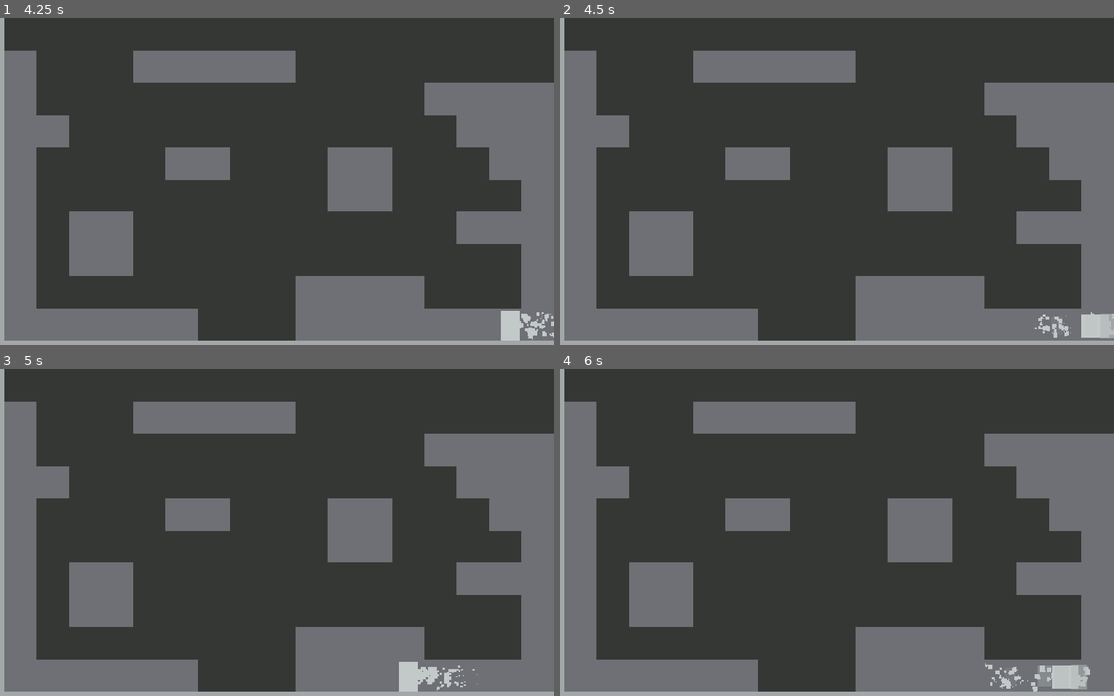
Above: before the commit, frames 1-4 (two rows, left to right).
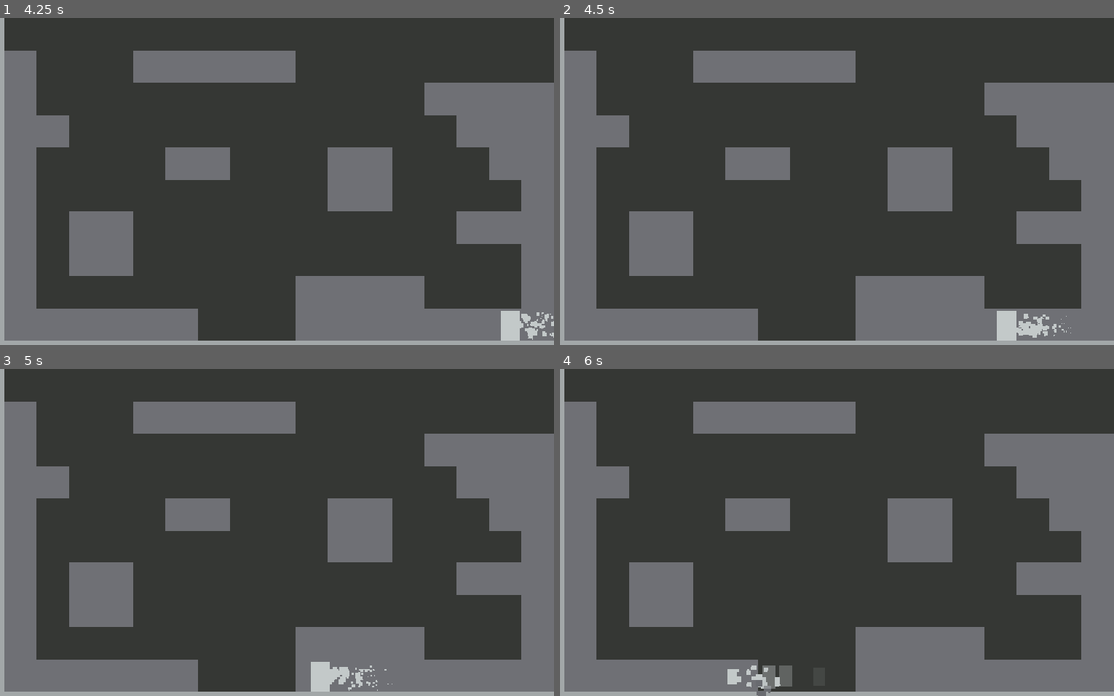
Above: after the commit, the same moments.

Repository: harperstoeckle/mole_game
Game: Godot game, scene res://scenes/main.tscn
Same seed, same stepped clock (60 frames per second), same inputs: the game is played once before the commit and once after it.
Inputs:
- Up to frame 1 (4.25 s): hold Right (dash) 0.53-1.28 s; hold D (right) 0.53-2.03 s; tap Space (jump) at 0.77, 1.52, 3.02, 3.77 s; tap Right (dash) at 1.35, 2.85 s; hold A (left) 2.03-2.78 s; hold Right (dash) 2.03-2.78 s; hold D (right) from 2.78 s (still down); hold Right (dash) from 3.53 s (still down)
- Up to frame 2 (4.5 s): release D (right) at 4.28 s; release Right (dash) at 4.28 s; hold A (left) from 4.28 s (still down); tap Right (dash) at 4.35 s
- Up to frame 3 (5 s): keep holding A (left); tap Space (jump) at 4.52 s
- Up to frame 4 (6 s): release A (left) at 5.03 s; hold D (right) 5.03-5.78 s; hold Right (dash) 5.03-5.78 s; hold A (left) from 5.78 s (still down); tap Right (dash) at 5.85 s

Frame 1 is identical in both runs. In frame 2, 1.0% of the frame differs, in the area x 78-100%, y 89-99%; in frame 3, 1.1%; in frame 4, 1.4%, in the area x 30-96%, y 90-100%.

Commit message:
Only allow one air dash

Diff:
--- a/scripts/player.gd
+++ b/scripts/player.gd
@@ -53,6 +53,7 @@
 
 var _jump_state: JumpState = JumpState.NONE
 var _has_jumped_in_air := false
+var _has_dashed_in_air := false
 var _is_in_ground := false
 var _facing_direction := 1.0
 
@@ -66,10 +67,13 @@
 	elif event.is_action_pressed("ui_down"):
 		enter_ground()
 	elif event.is_action_pressed("dash"):
-		velocity = Vector2.RIGHT * _facing_direction * dash_speed
-		animation_player.stop()
-		animation_player.play("dash")
-		dash_timer.start()
+		if not _has_dashed_in_air or is_on_floor():
+			velocity = Vector2.RIGHT * _facing_direction * dash_speed
+			animation_player.stop()
+			animation_player.play("dash")
+			dash_timer.start()
+			if not is_on_floor():
+				_has_dashed_in_air = true
 
 
 func _physics_process(delta: float) -> void:
@@ -89,6 +93,7 @@
 			velocity.y += accel_factor * fall_accel * delta
 		else:
 			_has_jumped_in_air = false
+			_has_dashed_in_air = false
 
 		var target_x_speed: float = get_target_x_speed()
 		var x_accel: float = floor_walk_accel if is_on_floor() else air_strafe_accel
